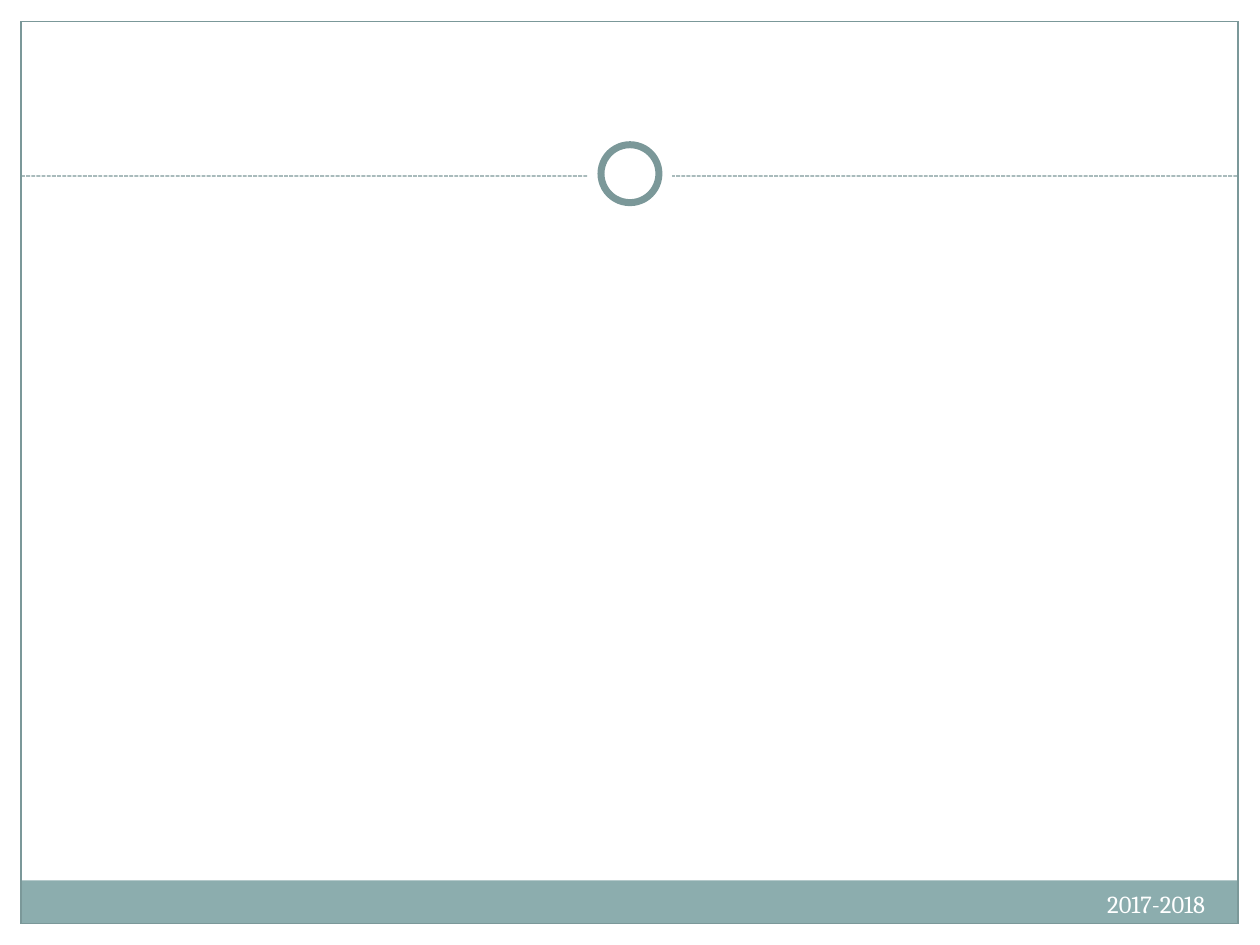
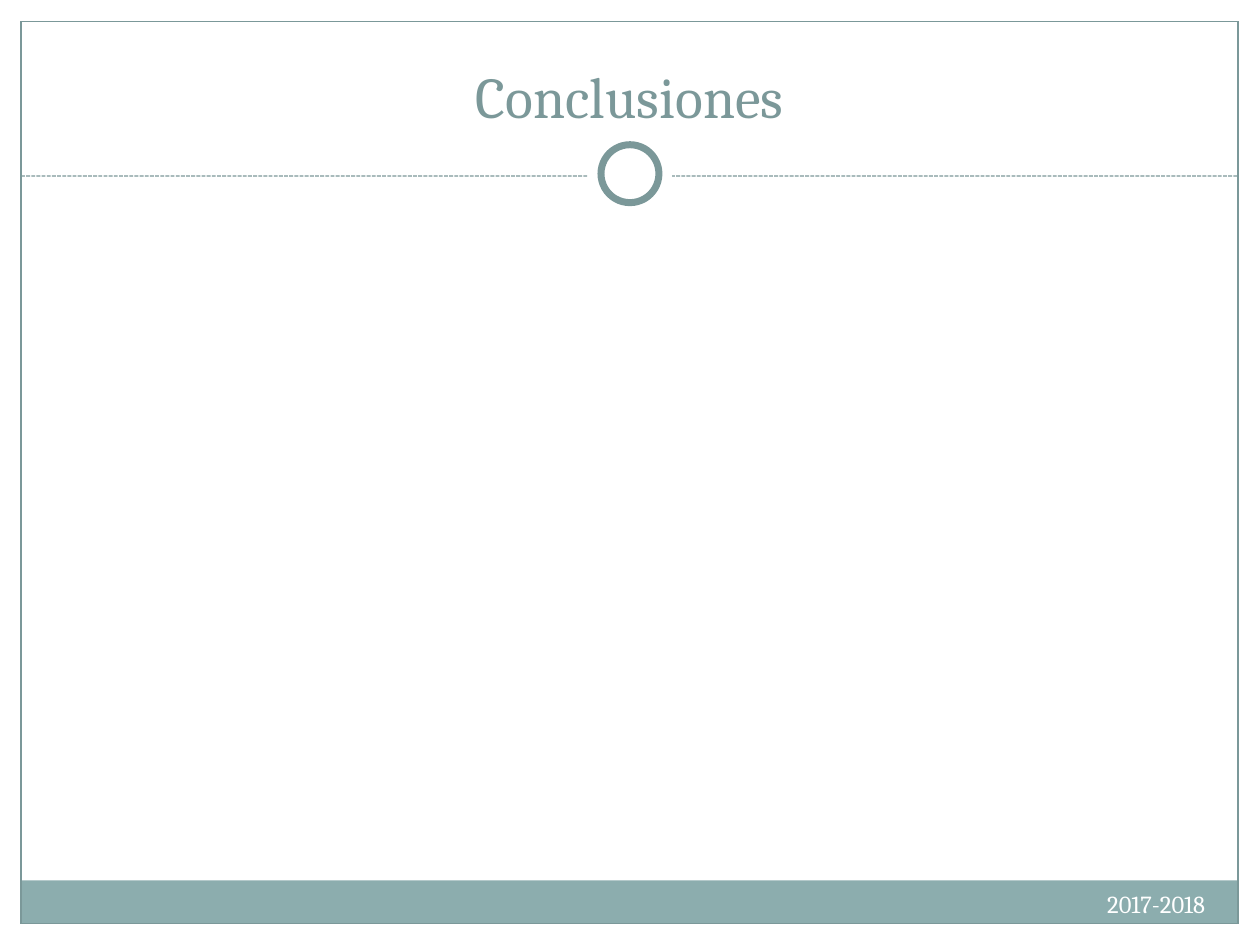
Before and after one commit to Compumatica/Proyecto-de-Ing-Software, a slide deck: slide 18 of docs/IntroIngSoft.PresentacionesFinales.pptx. Drawn at 1260x945 pixels with LibreOffice and Linux fonts; fonts in the diff are those of the drawing. Boxes give left, top, right and bottom in pixels: in the first picture for what was removed or moved away, otherwise in the second. Text is boxed around its words. In the diff, an @@ line names an element or a change of style, - is before the commit and + after.

```diff
--- a/docs/IntroIngSoft.PresentacionesFinales.pptx
+++ b/docs/IntroIngSoft.PresentacionesFinales.pptx
@@ title added at (x1=476, y1=78, x2=784, y2=119), 33 pt, text #7C999A @@
+Conclusiones
```
Also in this commit, not shown: 9 other slides changed, 1 slide added, 1 slide removed.
